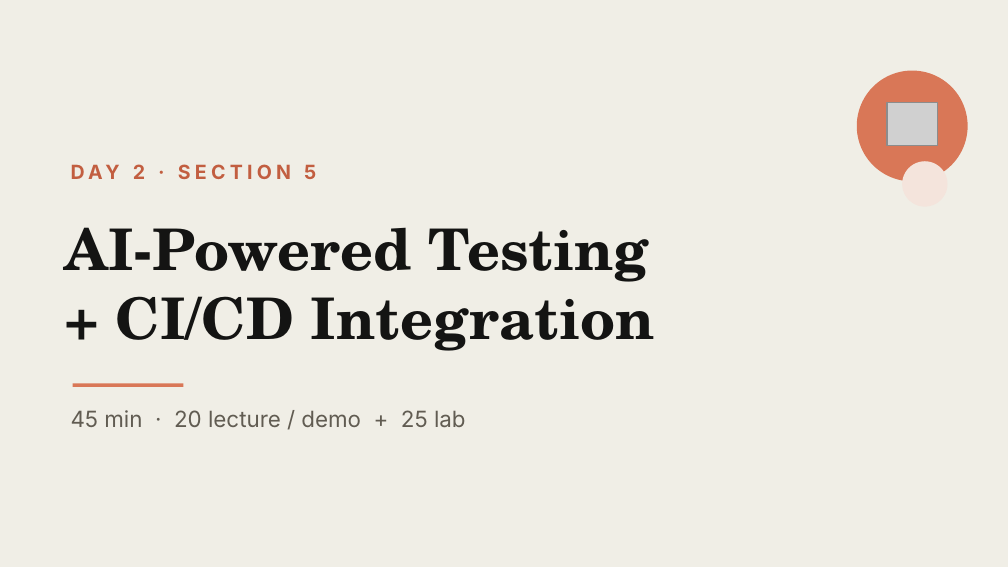
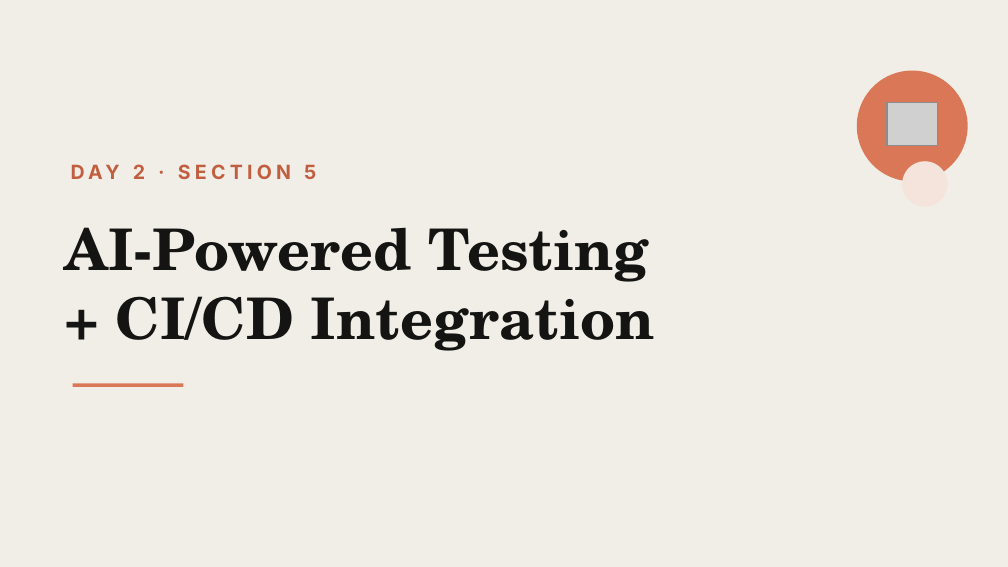
Before and after one commit to cwoodruff/dotnet-claude-workshop-content, a slide deck: slide 1 of decks/Day 2/Day2-Section5-AI-Testing-CICD.pptx. Drawn at 1008x567 pixels with LibreOffice and Linux fonts; fonts in the diff are those of the drawing; grey boxes stand for pictures. Boxes give left, top, right and bottom in pixels: in the first picture for what was removed or moved away, otherwise in the second. Text is boxed around its words. In the diff, an @@ line names an element or a change of style, - is before the commit and + after.

```diff
--- a/decks/Day 2/Day2-Section5-AI-Testing-CICD.pptx
+++ b/decks/Day 2/Day2-Section5-AI-Testing-CICD.pptx
@@ text removed at [71,410,466,427] @@
-45 min · 20 lecture / demo + 25 lab
```
Also in this commit, not shown: 9 other files.
